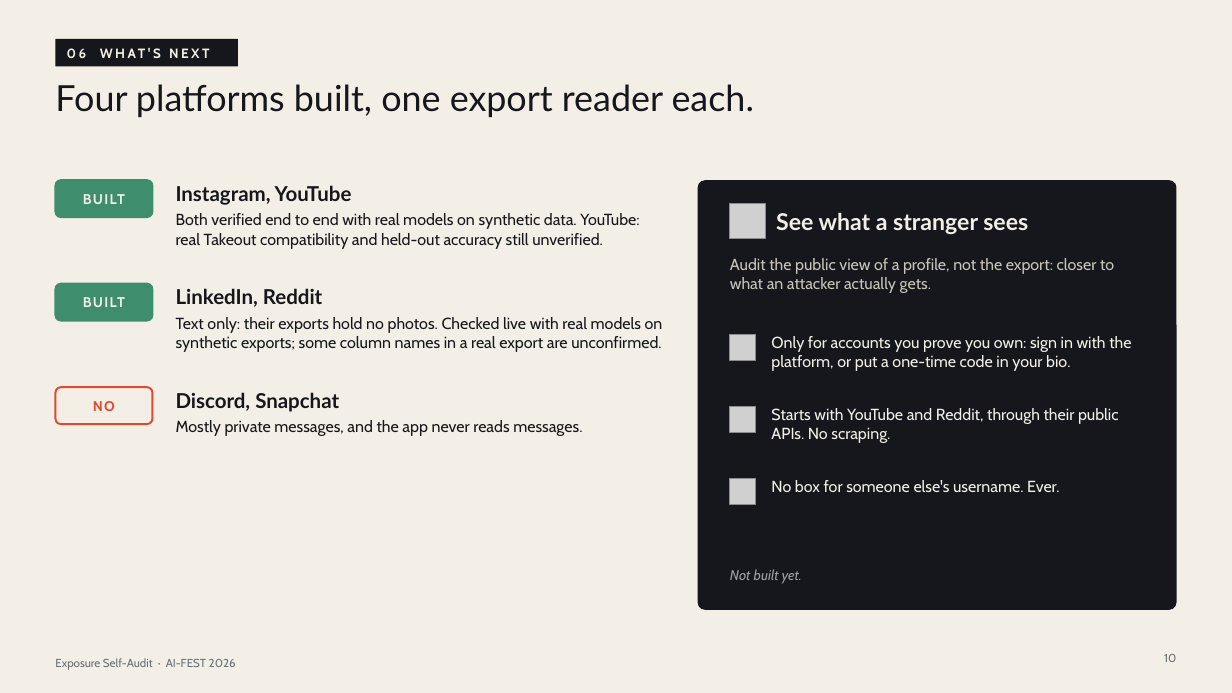
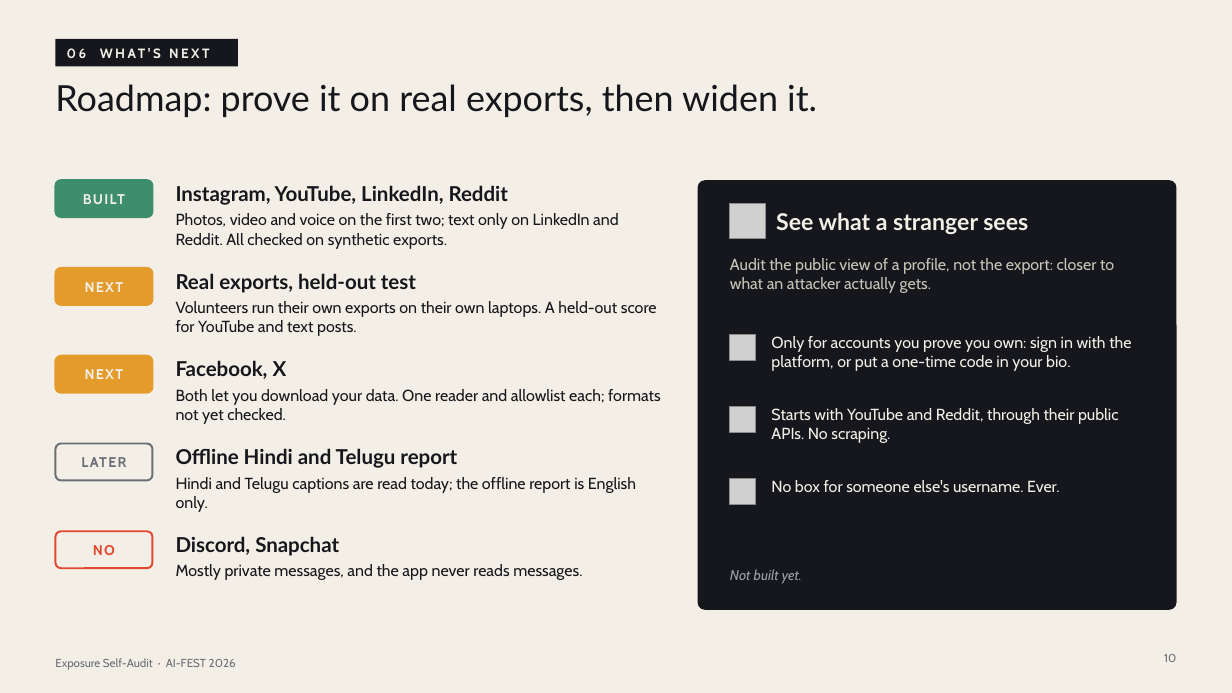
Before and after one commit to GeneralAumsum07/AI-fest-26-CSE, a slide deck: slide 10 of deck/exposure-self-audit.pptx. Drawn at 1232x693 pixels with LibreOffice and Linux fonts; fonts in the diff are those of the drawing; grey boxes stand for pictures. Boxes give left, top, right and bottom in pixels: in the first picture for what was removed or moved away, otherwise in the second. Text is boxed around its words. In the diff, an @@ line names an element or a change of style, - is before the commit and + after.

Commit message:
Runbook: optional LinkedIn/Reddit beat; deck slide 10 becomes a roadmap

```diff
--- a/deck/exposure-self-audit.pptx
+++ b/deck/exposure-self-audit.pptx
@@ title at box(55, 84, 817, 117): text changed @@
-Four platforms built, one export reader each.
+Roadmap: prove it on real exports, then widen it.
@@ text at box(176, 185, 508, 205): text changed @@
-Instagram, YouTube
+Instagram, YouTube, LinkedIn, Reddit
@@ text at box(176, 213, 619, 249): text changed @@
-Both verified end to end with real models on synthetic data. YouTube: real Takeout compatibility and held-out accuracy still unverified.
+Photos, video and voice on the first two; text only on LinkedIn and Reddit. All checked on synthetic exports.
@@ rounded rectangle: place and size @@
-rounded rectangle at box(55, 284, 152, 321)
+rounded rectangle at box(55, 268, 152, 305)
@@ rounded rectangle at box(55, 268, 152, 305): fill #3E8E6E to #E39B2B; outline #3E8E6E 1.5 pt to #E39B2B 1.5 pt @@
@@ text removed at box(83, 297, 125, 307) @@
-BUILT
@@ text added at box(85, 282, 124, 292), 11 pt, text #F3EFE6, bold @@
+NEXT
@@ text removed at box(176, 288, 322, 307) @@
-LinkedIn, Reddit
@@ text added at box(176, 273, 416, 293), 16 pt, text #15171C, bold @@
+Real exports, held-out test
@@ text removed at box(176, 317, 663, 352) @@
-Text only: their exports hold no photos. Checked live with real models on synthetic exports; some column names in a real export are unconfirmed.
@@ text added at box(176, 301, 657, 336), 12.5 pt, text #15171C @@
+Volunteers run their own exports on their own laptops. A held-out score for YouTube and text posts.
@@ rounded rectangle: place and size @@
-rounded rectangle at box(55, 387, 152, 424)
+rounded rectangle at box(55, 356, 152, 393)
@@ rounded rectangle at box(55, 356, 152, 393): fill #F3EFE6 to #E39B2B; outline #E0492F 1.5 pt to #E39B2B 1.5 pt @@
@@ text added at box(85, 369, 124, 379), 11 pt, text #F3EFE6, bold @@
+NEXT
@@ text added at box(176, 360, 287, 379), 16 pt, text #15171C, bold @@
+Facebook, X
@@ text added at box(176, 389, 661, 424), 12.5 pt, text #15171C @@
+Both let you download your data. One reader and allowlist each; formats not yet checked.
@@ rounded rectangle added at box(55, 444, 152, 481), fill #F3EFE6, outline #6A6E76 1.5 pt @@
@@ text added at box(176, 448, 457, 468), 16 pt, text #15171C, bold @@
+Offline Hindi and Telugu report
@@ text added at box(81, 457, 126, 467), 11 pt, text #6A6E76, bold @@
+LATER
@@ text added at box(176, 477, 636, 512), 12.5 pt, text #15171C @@
+Hindi and Telugu captions are read today; the offline report is English only.
@@ rounded rectangle added at box(55, 531, 152, 568), fill #F3EFE6, outline #E0492F 1.5 pt @@
@@ 3 texts: place and size @@
-3 texts at box(93, 392, 582, 436)
+3 texts at box(93, 536, 582, 580)
```
Also in this commit, not shown: 2 other files.
